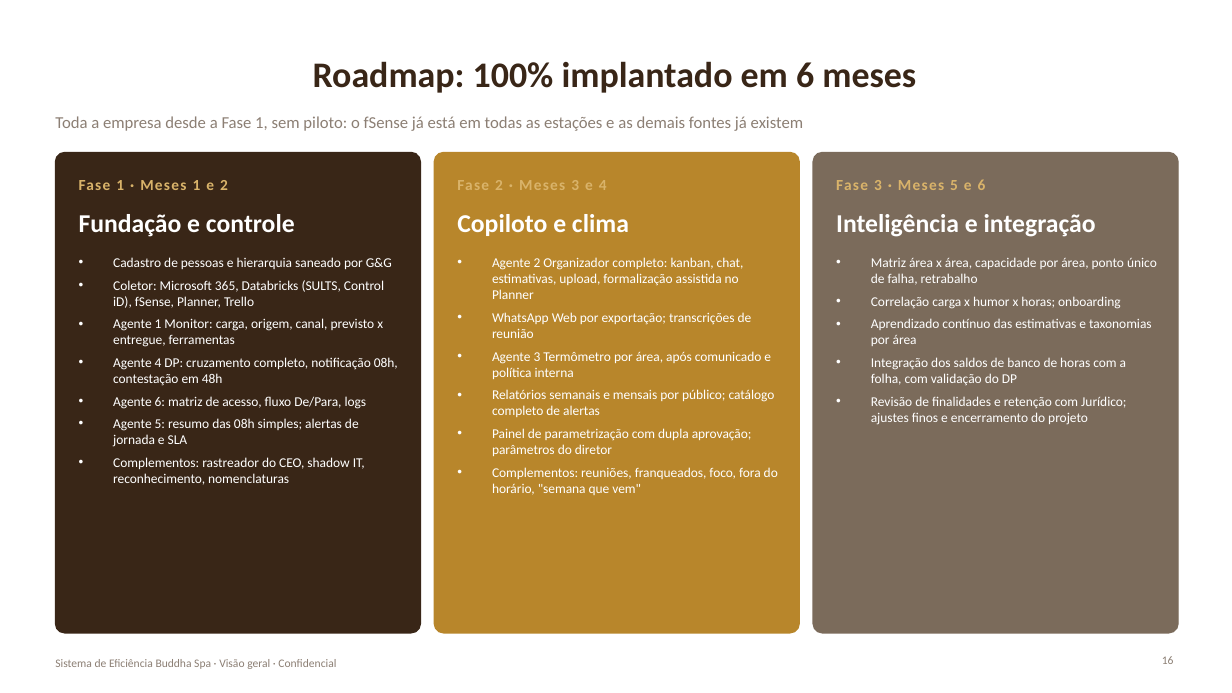
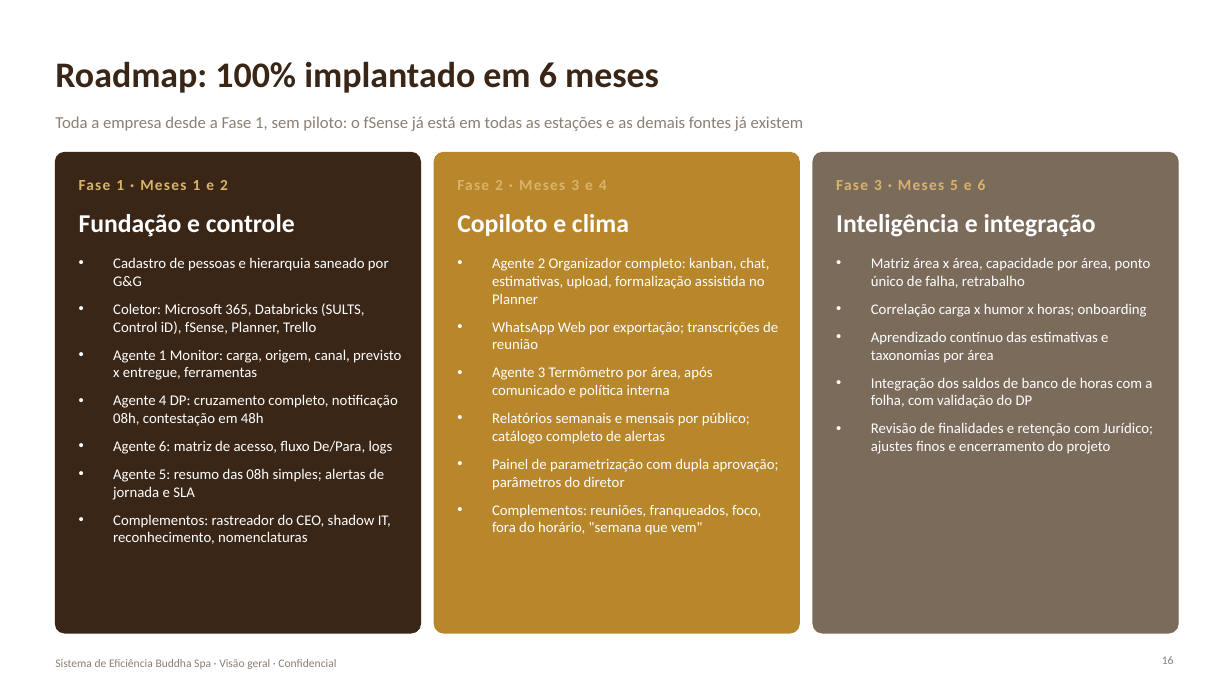
Before and after one commit to galbanesi1357/buddhaspa, a slide deck: slide 16 of docs/sistema-eficiencia/Sistema_Eficiencia_Buddha_Spa_Apresentacao_v1.pptx. Drawn at 1232x693 pixels with LibreOffice and Linux fonts; fonts in the diff are those of the drawing. Boxes give left, top, right and bottom in pixels: in the first picture for what was removed or moved away, otherwise in the second. Text is boxed around its words. In the diff, an @@ line names an element or a change of style, - is before the commit and + after.

```diff
--- a/docs/sistema-eficiencia/Sistema_Eficiencia_Buddha_Spa_Apresentacao_v1.pptx
+++ b/docs/sistema-eficiencia/Sistema_Eficiencia_Buddha_Spa_Apresentacao_v1.pptx
@@ title "Roadmap: 100% implantado em 6 ..." at [55, 61, 659, 93]: alignment centre to left @@
@@ size 10.5 to 11.5 pt; more space between paragraphs in 3 elements at [113, 257, 401, 544], [492, 257, 779, 535], [871, 257, 1153, 454] @@
```
Also in this commit, not shown: 10 other slides changed, 2 other files.
